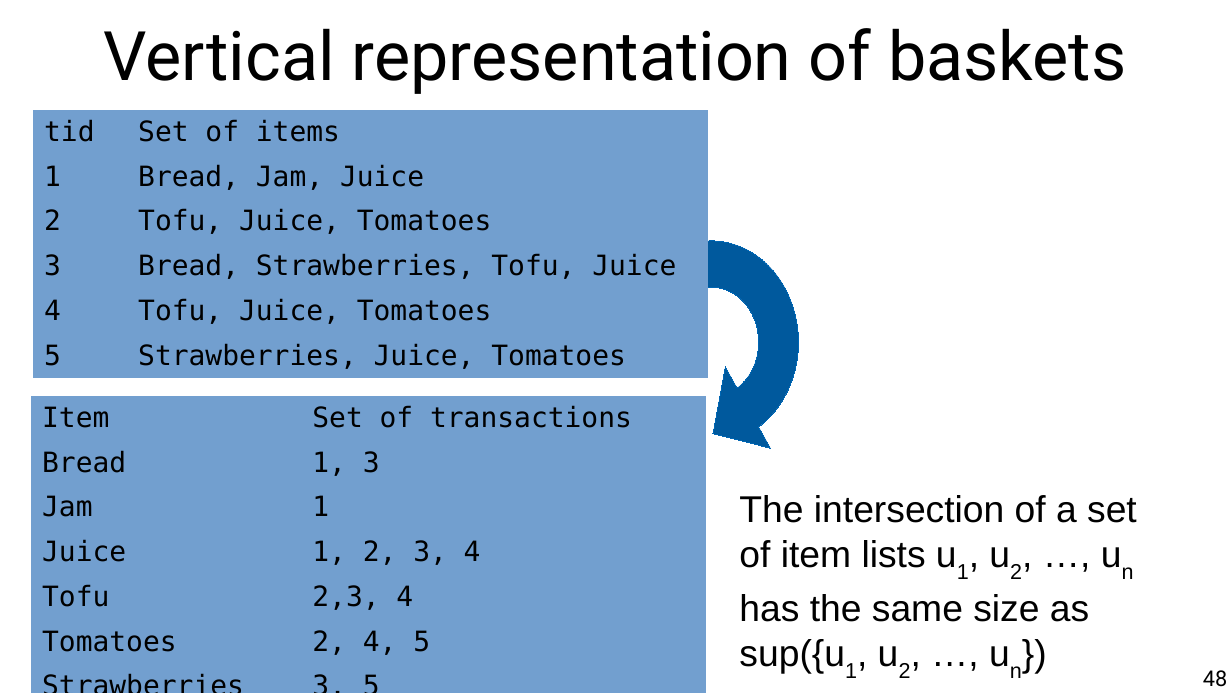
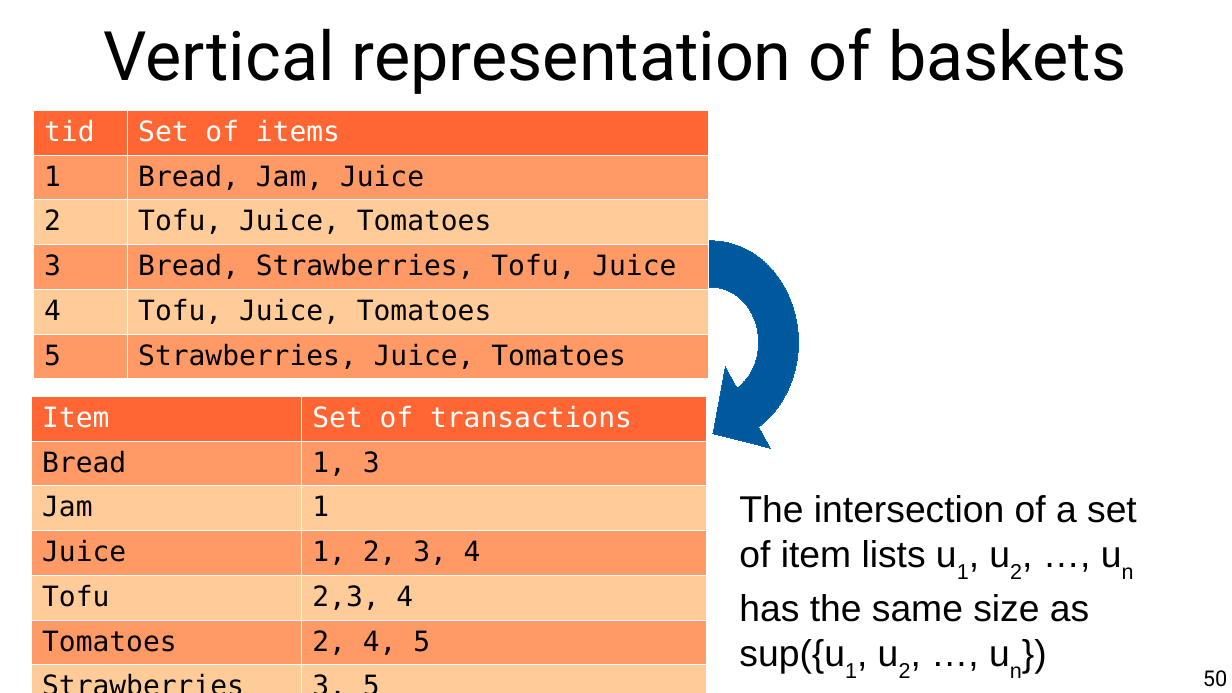
Before and after one commit to marco-calautti/data-mining-course, a slide deck: slide 50 of theory/tt06_association_rule_mining.odp (slide 48 before the commit). Drawn at 1232x693 pixels with LibreOffice and Linux fonts; fonts in the diff are those of the drawing. Boxes give left, top, right and bottom in pixels: in the first picture for what was removed or moved away, otherwise in the second. Text is boxed around its words. In the diff, an @@ line names an element or a change of style, - is before the commit and + after.

```diff
--- a/theory/tt06_association_rule_mining.odp
+++ b/theory/tt06_association_rule_mining.odp
@@ table at [34, 110, 709, 373] @@
@@ fill #729FCF to #FF6633 in row 1 @@
@@ fill #729FCF to #FF9966 in 6 cells @@
@@ fill #729FCF to #FFCC99 in 4 cells @@
@@ text colour #000000 to #FFFFFF in "tid", "Set of items" @@
@@ borders changed @@
@@ table at [31, 396, 707, 672] @@
@@ fill #729FCF to #FF6633 in row 1 @@
@@ fill #729FCF to #FF9966 in 6 cells @@
@@ fill #729FCF to #FFCC99 in 6 cells @@
@@ text colour #000000 to #FFFFFF in "Item", "Set of transactions" @@
@@ borders changed @@
@@ page number at [1203, 670, 1227, 687]: text changed @@
-48
+50
```
Also in this commit, not shown: 6 other slides changed, 2 slides added.
